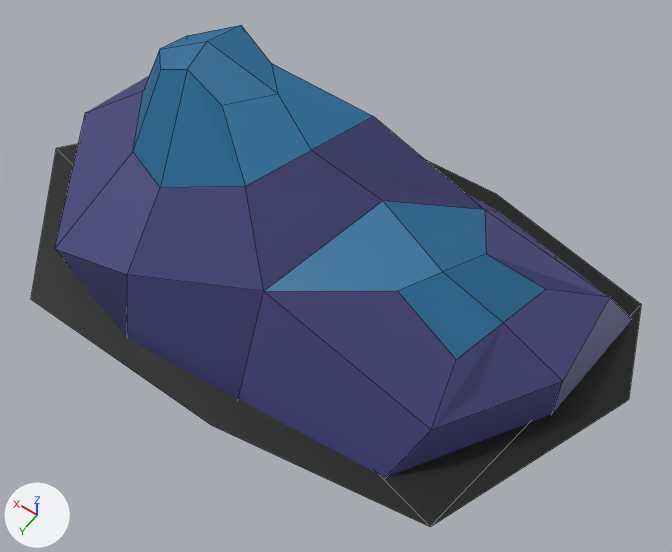
The FBX model Projekt Unity/TowerDefense/Assets/Modele/EpokaKamienia/FBX/Otoczenie/Gora2.fbx: old version first, new version second.
The view is the same before and after, from a 50 mm camera at (-1805.0, 2076.0, 3669.0) aimed at (-289.0, -47.0, 333.0). Arrows for +X, +Y and +Z are at lower left; the lights stay in place. Mesh edges are drawn as thin lines. Where no turn or scale is listed for an object, it has been applied to the vertices.

Script lines for the objects in view, before the commit:
```python
me_cube_005 = bpy.data.meshes.new('Cube.005')
me_cube_005.from_pydata(...)  # 52 vertices, 41 faces; spans x -1628.0..1662.0, y -1215.0..746.0, z -10.0..1192.0
# faces by material slot: [38, 3]
me_cube_005.materials.append(mat_material_001)  # picture img_teksturaogolnaenviro_jpg
me_cube_005.materials.append(mat_cien_001)  # black #000000
ob_gora2 = bpy.data.objects.new('Gora2', me_cube_005)
ob_gora2.location = (0.0, 0.0, 0.0)
```
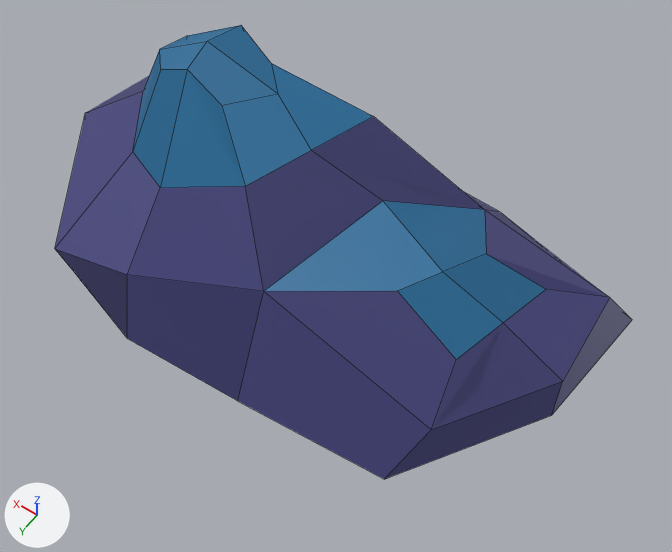
Pixel boxes (x1, y1, x2, y2) of what changed, in the pictures (672 x 552 px):
```json
{"object": "Gora2", "change": "reshaped", "before": [31, 25, 641, 527], "after": [55, 25, 632, 479], "on screen": "10% shorter"}
{"part": 1, "of": "me_cube_005", "change": "deleted", "before": [31, 144, 641, 527], "on screen": "black"}
```

Edits to the scene script, one JSON object a line:
```json
{"block": "me_cube_005", "where": "me_cube_005.from_pydata(...)  # 52 vertices, 41 faces; spans x -1628.0..1662.0, y -1215.0..746.0, z -10.0..1192.0"}
{"block": "me_cube_005", "where": "# used by ob_gora2; location = (0.0, 0.0, 0.0)"}
{"block": "me_cube_005", "change": "me_cube_005 part 1: the loose piece of 8 vertices spanning x -1628.0..1662.0, y -1215.0..746.0, z 0.0 is deleted"}
{"op": "remove", "block": "me_cube_005", "code": "me_cube_005.materials.append(mat_cien_001)  # black #000000"}
```
